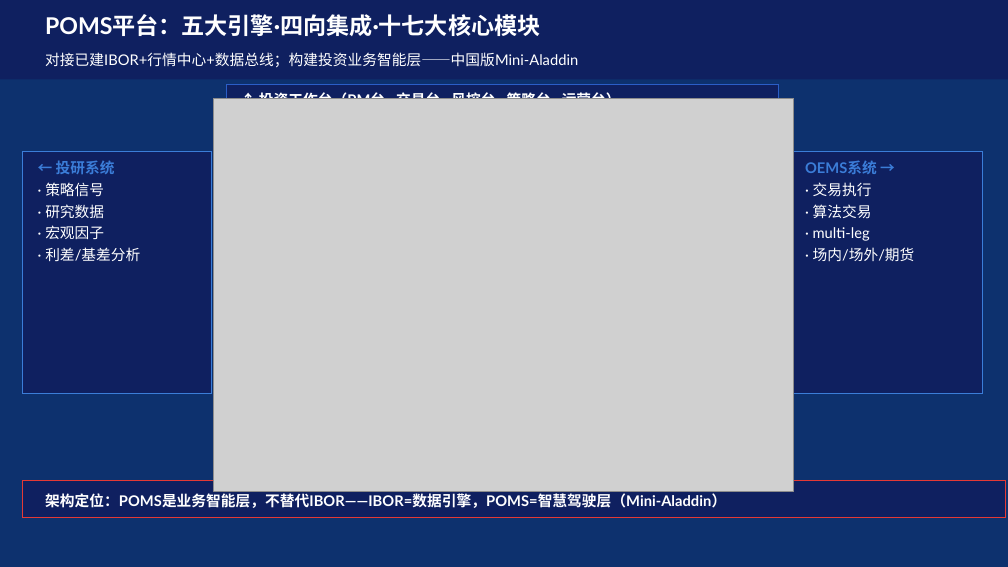
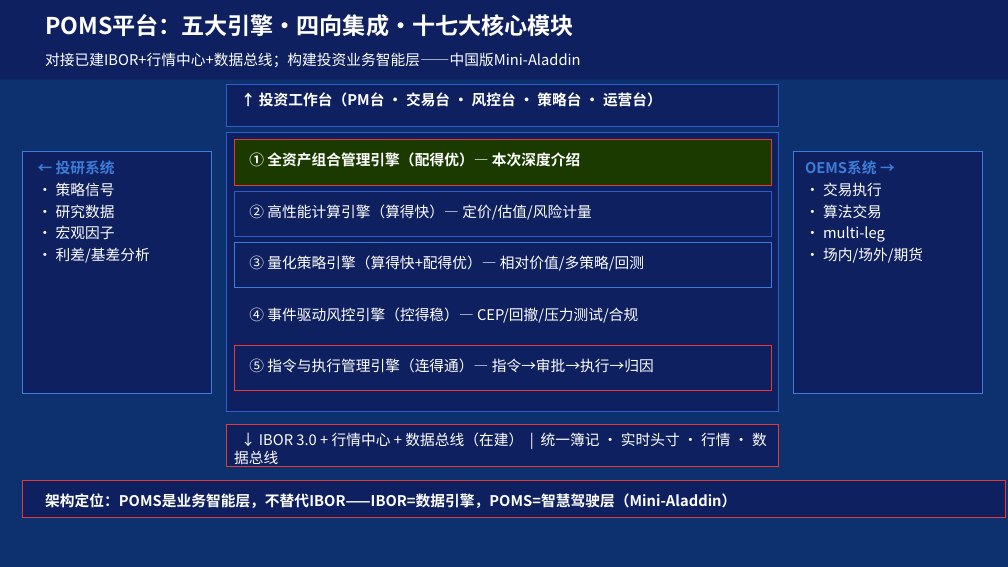
Before and after one commit to BellyFish99/ficc-projDocs, a slide deck: slide 31 of gy/gy_ppt.pptx (slide 14 before the commit). Drawn at 1008x567 pixels with LibreOffice and Linux fonts; fonts in the diff are those of the drawing; grey boxes stand for pictures; background and template pictures are left out. Boxes give left, top, right and bottom in pixels: in the first picture for what was removed or moved away, otherwise in the second. Text is boxed around its words. In the diff, an @@ line names an element or a change of style, - is before the commit and + after.

```diff
--- a/gy/gy_ppt.pptx
+++ b/gy/gy_ppt.pptx
@@ picture removed at (214, 98, 794, 492) @@
@@ rectangle added at (227, 132, 779, 412), fill #0F2060, outline #2B5EC7 1 pt @@
@@ rectangle added at (234, 140, 771, 185), fill #1A3A00, outline #E53935 1 pt @@
@@ text added at (249, 152, 580, 167), 14 pt, text #FFFFFF, bold @@
+① 全资产组合管理引擎（配得优）— 本次深度介绍
@@ rectangle added at (234, 191, 771, 237), fill #0F2060, outline #2B5EC7 1 pt @@
@@ text added at (249, 204, 591, 220), 14 pt, text #FFFFFF @@
+② 高性能计算引擎（算得快）— 定价/估值/风险计量
@@ rectangle added at (234, 243, 771, 288), fill #0F2060, outline #3B7DD8 1 pt @@
@@ text added at (249, 255, 644, 271), 14 pt, text #FFFFFF @@
+③ 量化策略引擎（算得快+配得优）— 相对价值/多策略/回测
@@ rectangle added at (234, 294, 771, 340), fill #0F2060, outline #0F2060 1 pt @@
@@ text added at (249, 307, 638, 323), 14 pt, text #FFFFFF @@
+④ 事件驱动风控引擎（控得稳）— CEP/回撤/压力测试/合规
@@ rectangle added at (234, 346, 771, 391), fill #0F2060, outline #E53935 1 pt @@
@@ text added at (249, 358, 654, 373), 14 pt, text #FFFFFF @@
+⑤ 指令与执行管理引擎（连得通）— 指令→审批→执行→归因
@@ rectangle added at (227, 425, 779, 467), fill #0F2060, outline #E53935 1 pt @@
@@ text added at (234, 432, 767, 467), 14 pt, text #FFFFFF @@
+↓ IBOR 3.0 + 行情中心 + 数据总线（在建） | 统一簿记 · 实时头寸 · 行情 · 数据总线
@@ font Lato to Noto Sans CJK SC in 6 elements at (45, 14, 573, 36), (45, 52, 580, 67), (259, 92, 662, 107), (56, 160, 150, 263), (805, 160, 923, 263), (45, 493, 736, 508) @@
```
Also in this commit, not shown: 31 other slides changed, 23 slides added, 11 slides removed, 36 other files.
